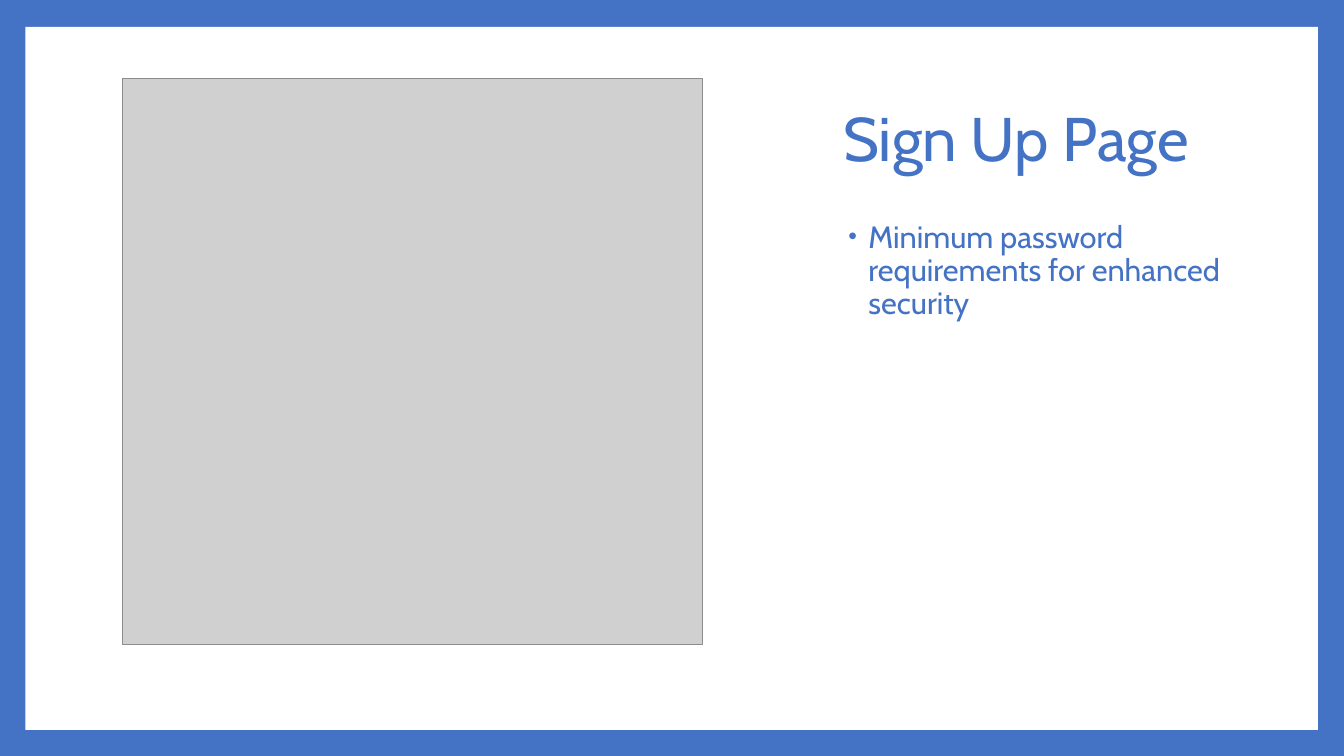
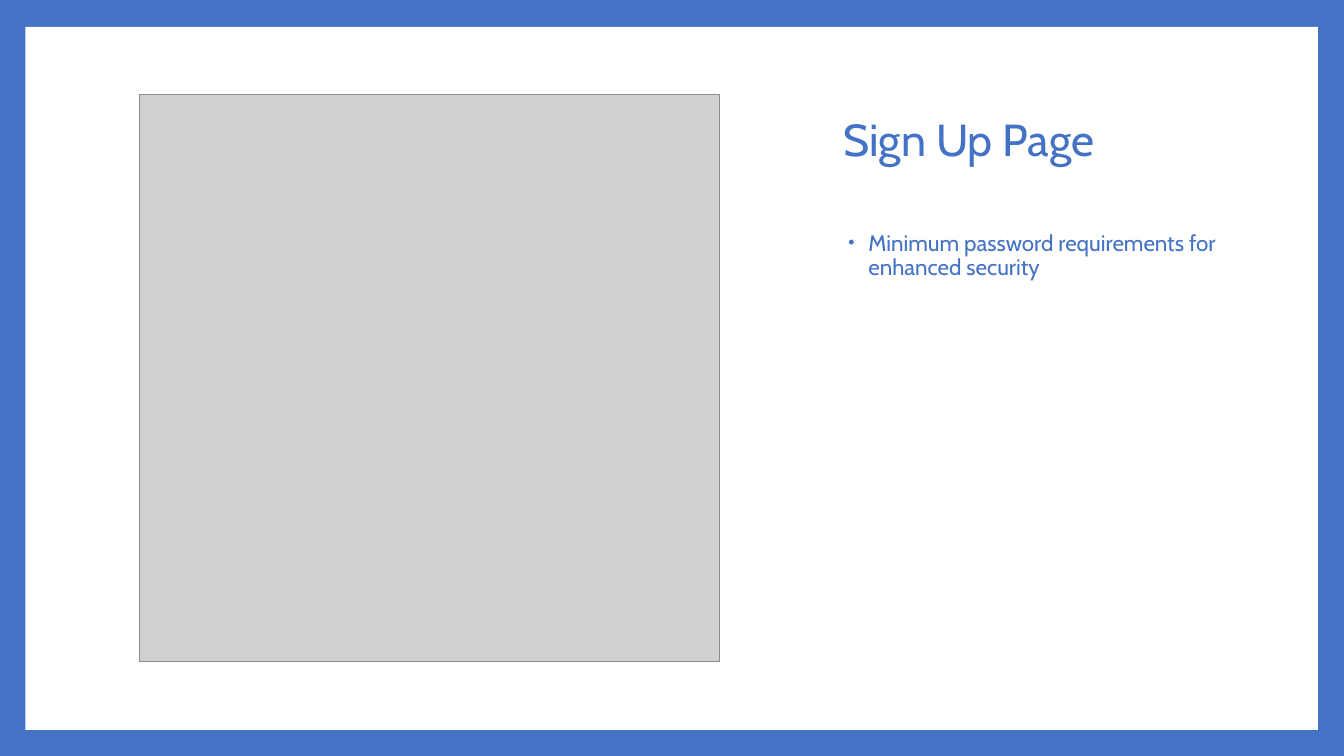
Before and after one commit to Dwaddle26/EncryptNotes, a slide deck: slide 7 of Phase 4 Documentation/Team_2_Presentation_4_V2.pptx. Drawn at 1344x756 pixels with LibreOffice and Linux fonts; fonts in the diff are those of the drawing; grey boxes stand for pictures. Boxes give left, top, right and bottom in pixels: in the first picture for what was removed or moved away, otherwise in the second. Text is boxed around its words. In the diff, an @@ line names an element or a change of style, - is before the commit and + after.

Commit message:
Change the layout of the Slides
I change how some the slides looked and added a little more information to one.

```diff
--- a/Phase 4 Documentation/Team_2_Presentation_4_V2.pptx
+++ b/Phase 4 Documentation/Team_2_Presentation_4_V2.pptx
@@ title "Sign Up Page" at [843,124,1095,166]: size 44 to 32 pt @@
@@ picture: place and size @@
-picture at [123,78,703,644]
+picture at [139,95,719,661]
@@ text "Minimum password requirements for enhanced ...": place and size @@
-text "Minimum password requirements for enhanced ..." at [868,225,1220,321]
+text "Minimum password requirements for enhanced ..." at [868,234,1216,281]
@@ text "Minimum password requirements for enhanced ..." at [868,234,1216,281]: size 22 to 16 pt @@
```
Also in this commit, not shown: 6 other slides changed, 1 slide added, 1 other file.
